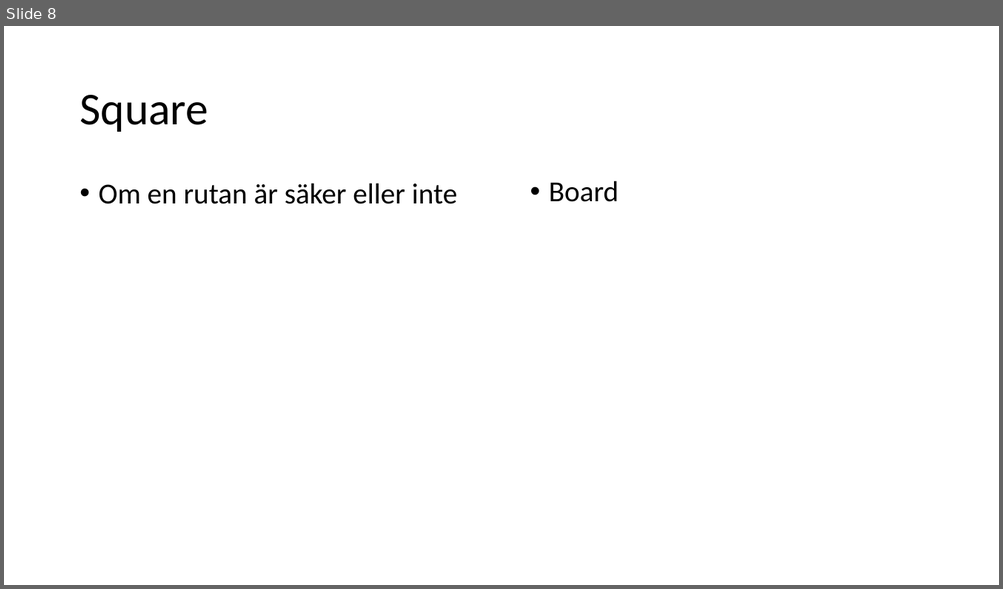
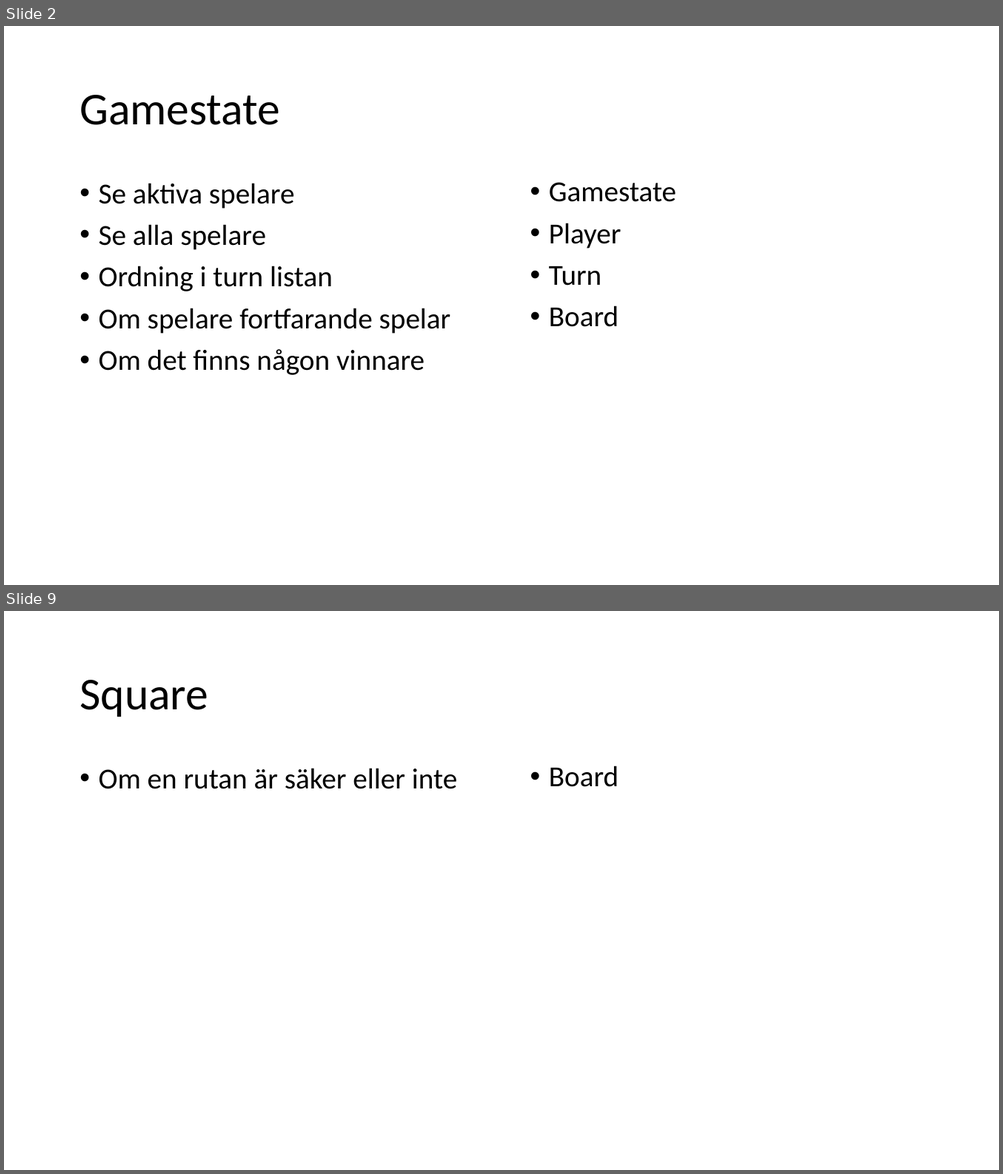
Before and after one commit to PGVSNH20/ludo-game-ludo5, a slide deck: Documentation/crc Ludo5.pptx. Shown one above the other, each under a label of ours: slide 8 before the commit, slides 2 and 9 after it; the slides between them are not shown. The pictures are 1003x589 and 1003x1174 pixels, drawn with LibreOffice and Linux fonts; fonts in the diff are those of the drawing. Boxes give left, top, right and bottom in pixels: in the first picture for what was removed or moved away, otherwise in the second. Text is boxed around its words. In the diff, an @@ line names an element or a change of style, - is before the commit and + after.

```diff
--- a/Documentation/crc Ludo5.pptx
+++ b/Documentation/crc Ludo5.pptx
@@ slide 2 added at (x1=4, y1=26, x2=999, y2=585), background #FFFFFF @@
@@ title added at (x1=79, y1=95, x2=280, y2=125), 44 pt, text #000000 @@
+Gamestate
@@ text added at (x1=99, y1=183, x2=451, y2=375), 28 pt, text #000000 @@
+• Se aktiva spelare
+• Se alla spelare
+• Ordning i turn listan
+• Om spelare fortfarande spelar
+• Om det finns någon vinnare
@@ text added at (x1=549, y1=182, x2=676, y2=327), 28 pt, text #000000 @@
+• Gamestate
+• Player
+• Turn
+• Board
@@ what was slide 8 is now slide 9 @@
```
Also in this commit, not shown: 6 slides changed, 1 other slide added, 1 slide removed, 2 other files.
